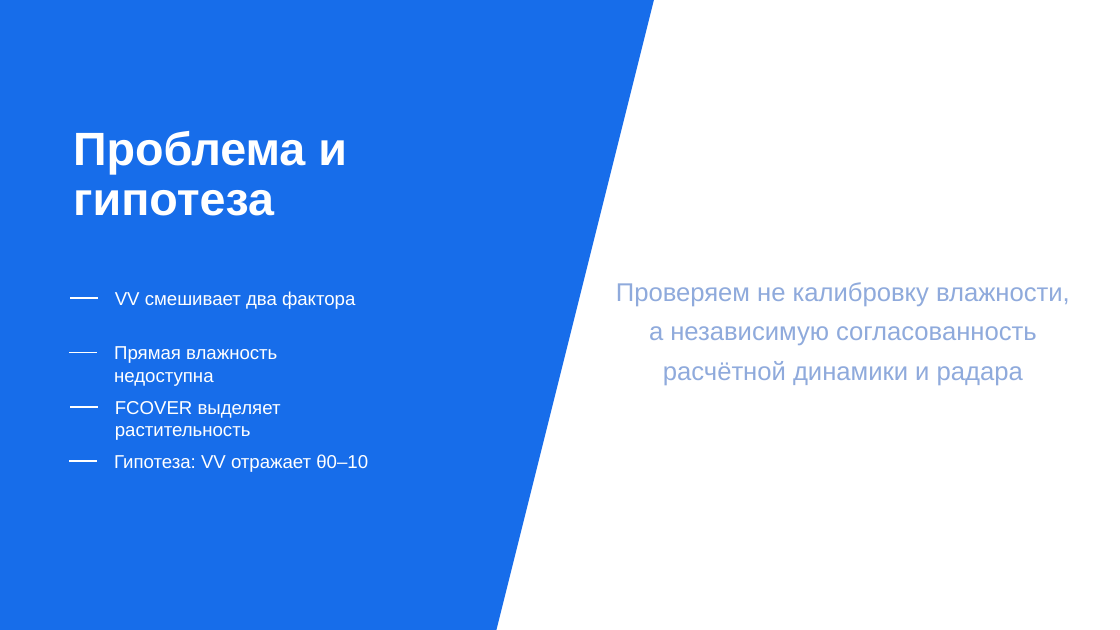
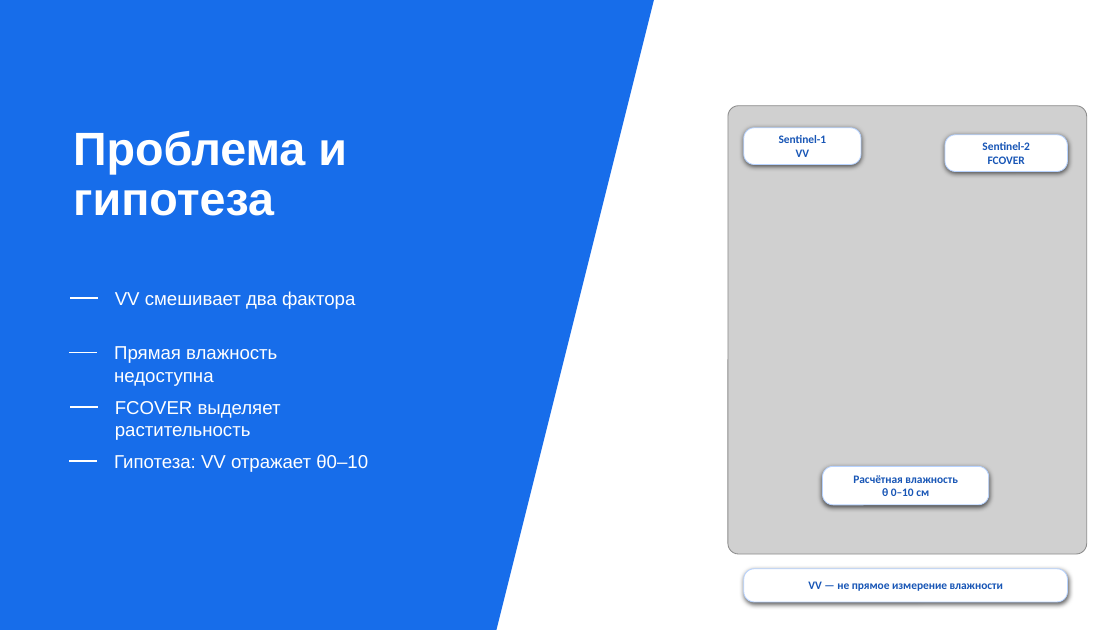
Before and after one commit to gregkorneev/water-regime-gis, a slide deck: slide 2 of output/pptx/Оценка_возможности_восстановления_влажности_почвы_презентация.pptx. Drawn at 1120x630 pixels with LibreOffice and Linux fonts; fonts in the diff are those of the drawing; grey boxes stand for pictures. Boxes give left, top, right and bottom in pixels: in the first picture for what was removed or moved away, otherwise in the second. Text is boxed around its words. In the diff, an @@ line names an element or a change of style, - is before the commit and + after.

Commit message:
Добавить иллюстрацию гипотезы Sentinel-1 и Sentinel-2

```diff
--- a/output/pptx/Оценка_возможности_восстановления_влажности_почвы_презентация.pptx
+++ b/output/pptx/Оценка_возможности_восстановления_влажности_почвы_презентация.pptx
@@ picture added at <box>728,106,1087,555</box> @@
@@ rounded rectangle added at <box>744,128,861,165</box>, fill #FFFFFF, outline #B8D3FF 0.75 pt, 9.8 pt, text #1856B6, bold @@
+Sentinel-1
+VV
@@ rounded rectangle added at <box>945,134,1068,171</box>, fill #FFFFFF, outline #B8D3FF 0.75 pt, 9.8 pt, text #1856B6, bold @@
+Sentinel-2
+FCOVER
@@ text removed at <box>616,282,1070,385</box> @@
-Проверяем не калибровку влажности,
-а независимую согласованность
-расчётной динамики и радара
@@ rounded rectangle added at <box>823,466,989,505</box>, fill #FFFFFF, outline #B8D3FF 0.75 pt, 9.8 pt, text #1856B6, bold @@
+Расчётная влажность
+θ 0–10 см
@@ rounded rectangle added at <box>744,569,1067,602</box>, fill #FFFFFF, outline #B8D3FF 0.75 pt, 9.8 pt, text #1856B6, bold @@
+VV — не прямое измерение влажности
```
